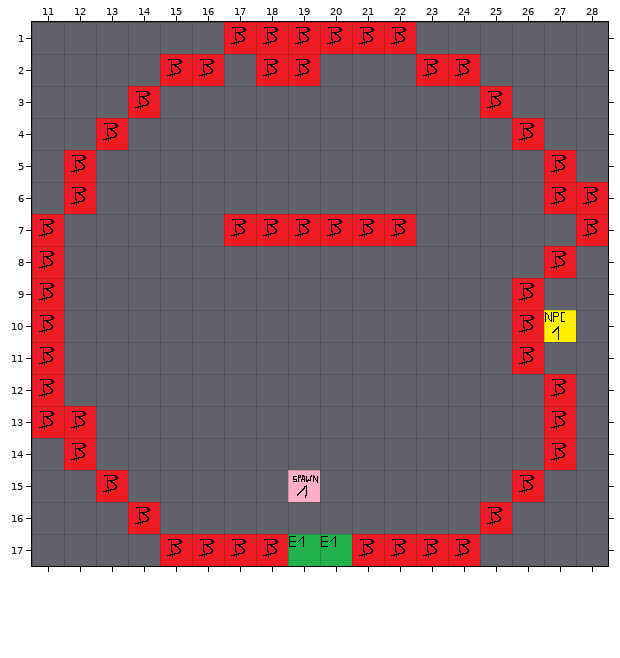
Tiled map, stored at res/map/sword_shop.tmx. Above, as it was before the edit.
Cells are 32x32 px. Shown: x 11..28, y 1..17.
And afterwards:
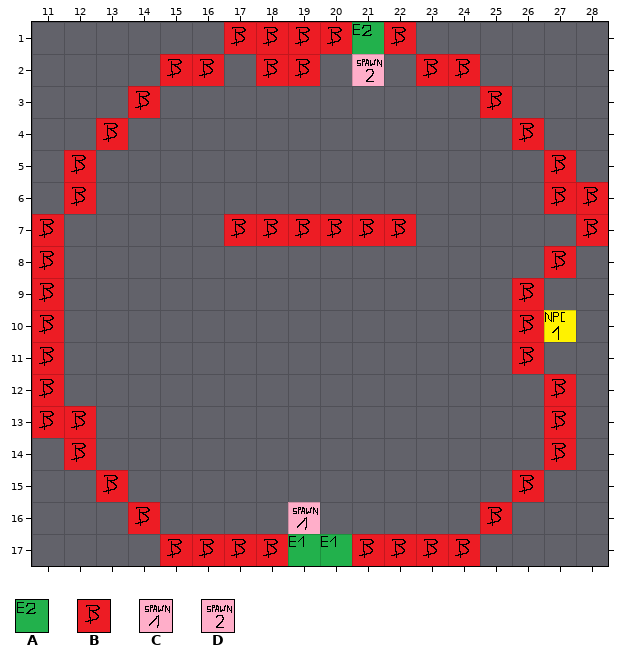
Key: from "chunk": A 1, B 9, C 15, D 16.
_ is an empty cell.
From old to new:
Layer "enter_block":
y 1: x 21 B -> A
y 2: x 21 _ -> D
y 15: x 19 C -> _
y 16: x 19 _ -> C
Where, in picture pixels (left, top, right, bottom), the same in both pictures:
changed: (352, 22, 384, 86)
changed: (288, 470, 320, 534)
